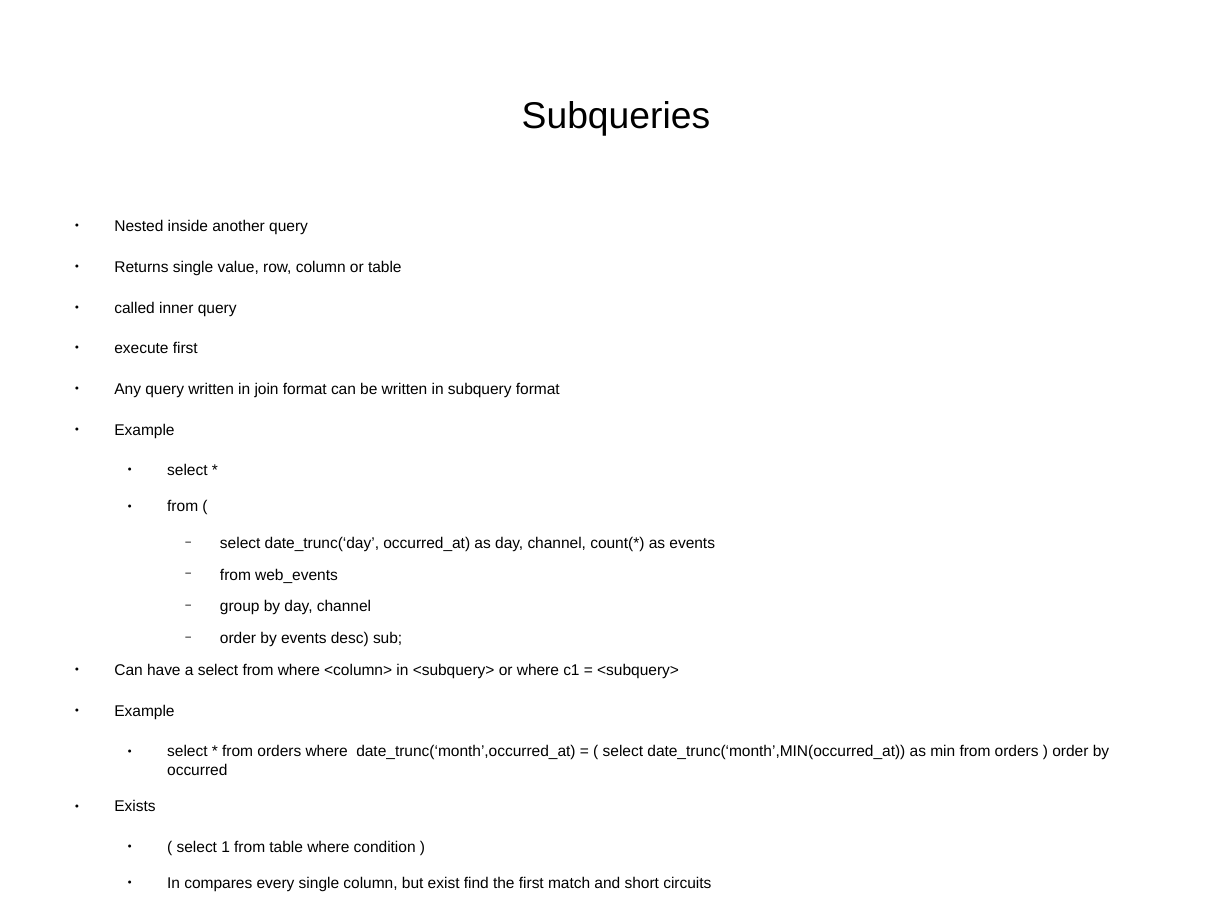
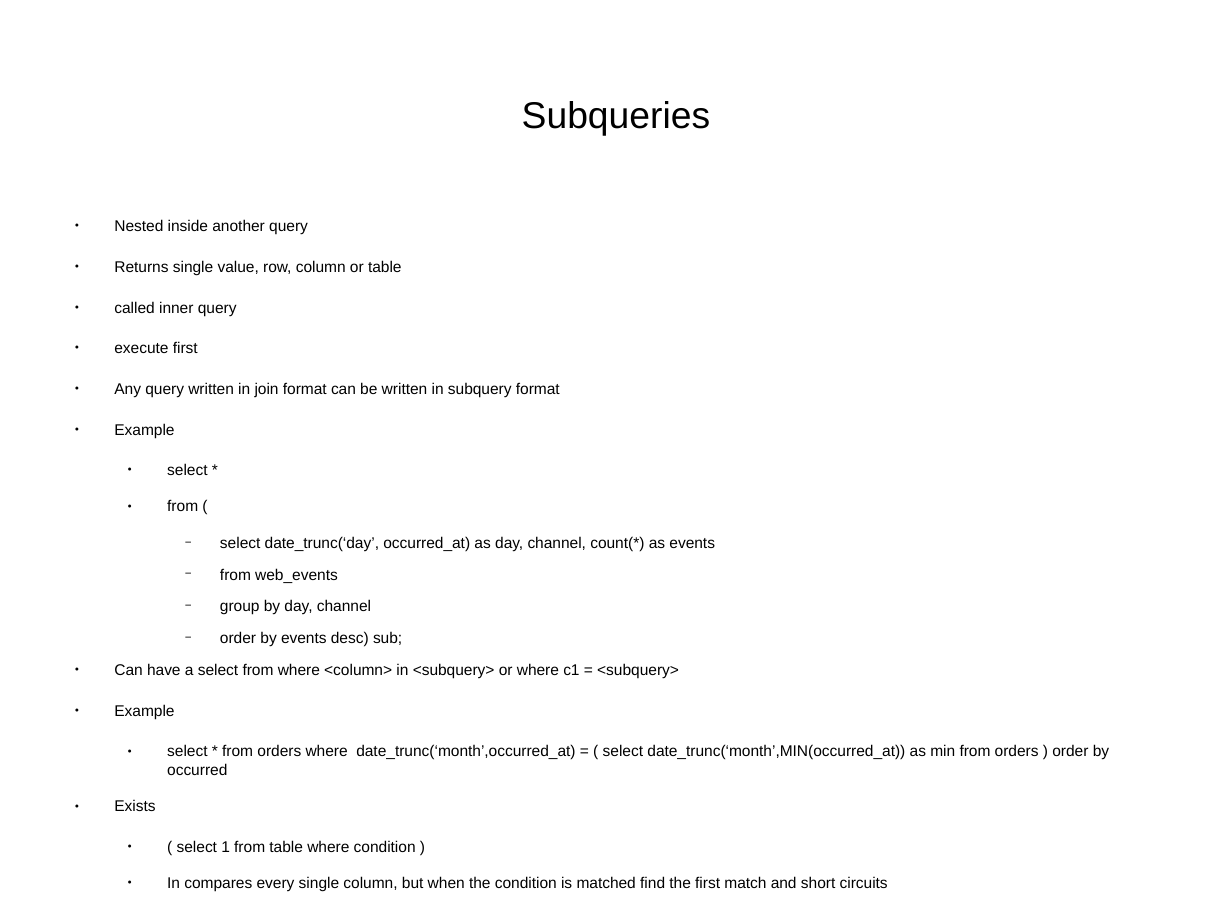
Before and after one commit to CharlesStockman/notesFromCourses, a slide deck: slide 16 of sql/sql.odp. Drawn at 1232x924 pixels with LibreOffice and Linux fonts; fonts in the diff are those of the drawing. Boxes give left, top, right and bottom in pixels: in the first picture for what was removed or moved away, otherwise in the second. Text is boxed around its words. In the diff, an @@ line names an element or a change of style, - is before the commit and + after.

```diff
--- a/sql/sql.odp
+++ b/sql/sql.odp
@@ text at [167, 876, 888, 892]: text changed @@
-  ● In compares every single column, but exist find the first match and short circuits
+  ● In compares every single column, but when the condition is matched find the first match and short circuits
```
Also in this commit, not shown: 6 other slides changed, 1 slide added, 25 other files.
